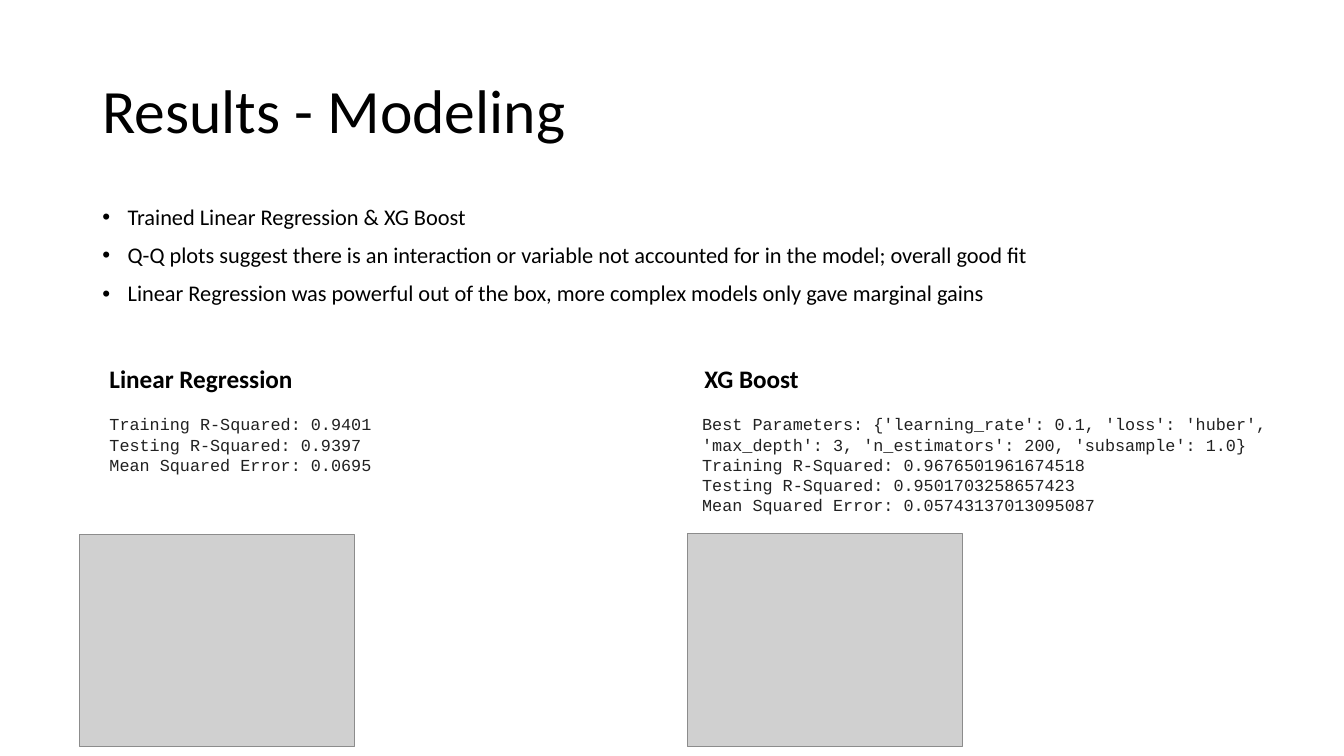
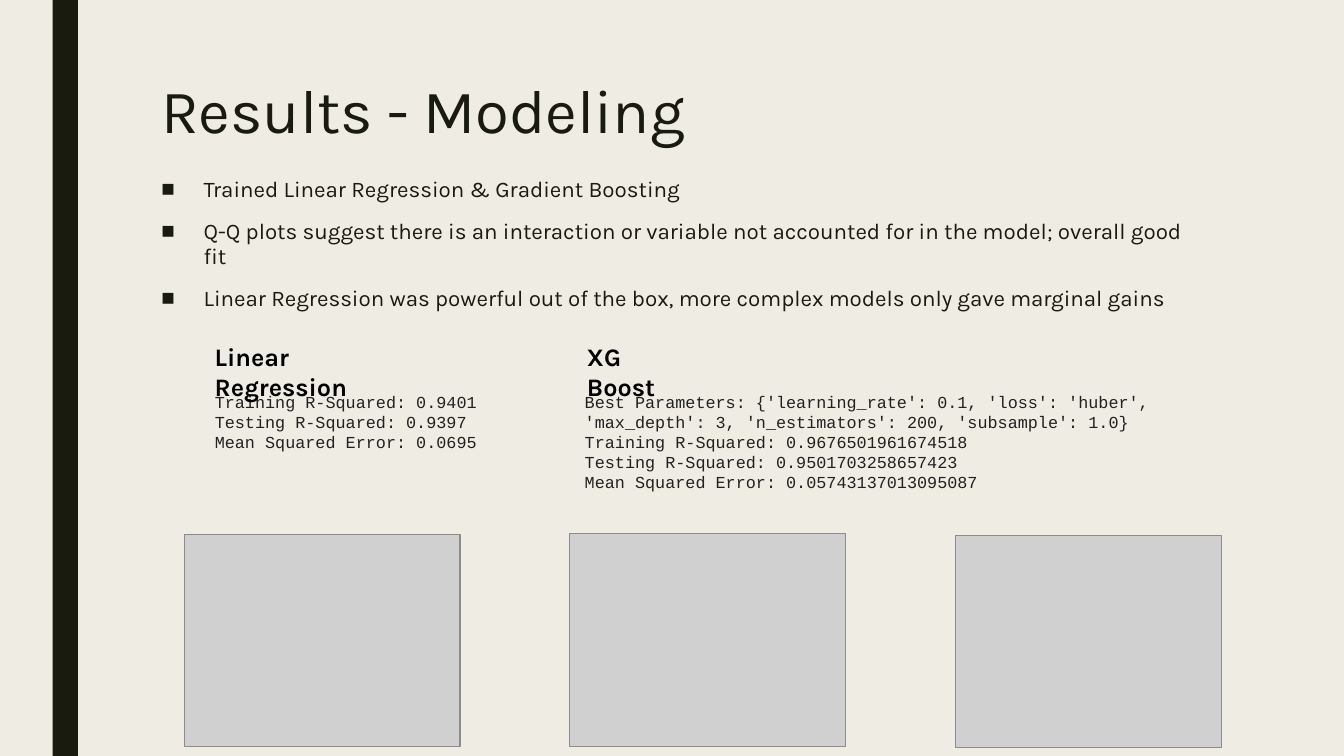
Before and after one commit to jessnguyen9/Ames-Housing-Machine-Learning-Project, a slide deck: slide 8 of Team Presentation.pptx (slide 5 before the commit). Drawn at 1344x756 pixels with LibreOffice and Linux fonts; fonts in the diff are those of the drawing; grey boxes stand for pictures. Boxes give left, top, right and bottom in pixels: in the first picture for what was removed or moved away, otherwise in the second. Text is boxed around its words. In the diff, an @@ line names an element or a change of style, - is before the commit and + after.

```diff
--- a/Team Presentation.pptx
+++ b/Team Presentation.pptx
@@ background #FFFFFF to #EFEDE3 @@
@@ rectangle added at box(52, 0, 78, 756), fill #191B0E @@
@@ title "Results - Modeling": place and size @@
-title "Results - Modeling" at box(102, 90, 565, 144)
+title "Results - Modeling" at box(161, 90, 685, 148)
@@ title "Results - Modeling" at box(161, 90, 685, 148): font Calibri to Karla, text colour #000000 to #191B0E; line spacing 0.9 to 0.89; vertical alignment middle to top @@
@@ text "Trained Linear Regression & Gradient ...": place and size @@
-text "Trained Linear Regression & Gradient ..." at box(128, 209, 1026, 305)
+text "Trained Linear Regression & Gradient ..." at box(204, 181, 1181, 312)
@@ text at box(204, 181, 680, 203): text changed; font Calibri to Karla; text colour #000000 to #191B0E @@
-• Trained Linear Regression & XG Boost
+■ Trained Linear Regression & Gradient Boosting
@@ text at box(204, 223, 1181, 312): font Calibri to Karla, text colour #000000 to #191B0E in "Q-Q plots suggest there is an interaction ...", "Linear Regression was powerful out of the ..."; bullet • to ■; line spacing 0.9 to 0.94; more space between paragraphs @@
@@ text "Linear Regression": place and size @@
-text "Linear Regression" at box(109, 370, 292, 393)
+text "Linear Regression" at box(204, 290, 384, 312)
@@ text "Linear Regression" at box(204, 290, 384, 312): font Calibri to Karla @@
@@ text "XG Boost" at box(587, 349, 655, 403): font Calibri to Karla @@
@@ text "XG Boost": place and size @@
-text "XG Boost" at box(704, 371, 799, 389)
+text "XG Boost" at box(587, 349, 655, 403)
@@ text "Training R-Squared: 0.9401": place and size @@
-text "Training R-Squared: 0.9401" at box(109, 418, 371, 475)
+text "Training R-Squared: 0.9401" at box(215, 395, 476, 452)
@@ text "Best Parameters: {'learning_rate': 0.1, 'loss': ...": place and size @@
-text "Best Parameters: {'learning_rate': 0.1, 'loss': ..." at box(702, 418, 1267, 515)
+text "Best Parameters: {'learning_rate': 0.1, 'loss': ..." at box(585, 395, 1149, 492)
@@ picture: place and size @@
-picture at box(80, 535, 355, 747)
+picture at box(185, 535, 460, 747)
@@ picture: place and size @@
-picture at box(688, 534, 963, 747)
+picture at box(570, 534, 845, 747)
@@ picture added at box(956, 536, 1222, 748) @@
```
Also in this commit, not shown: 3 other slides changed, 6 slides added, 2 slides removed, 1 other file.
